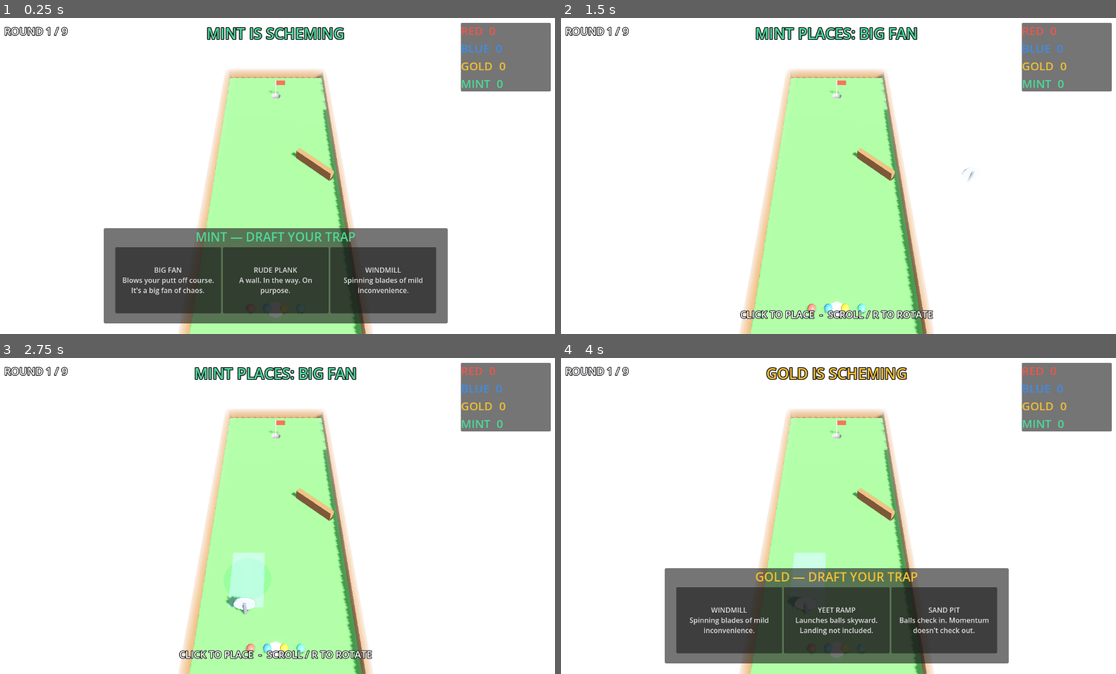
Above: before the commit, frames 1-4 (two rows, left to right).
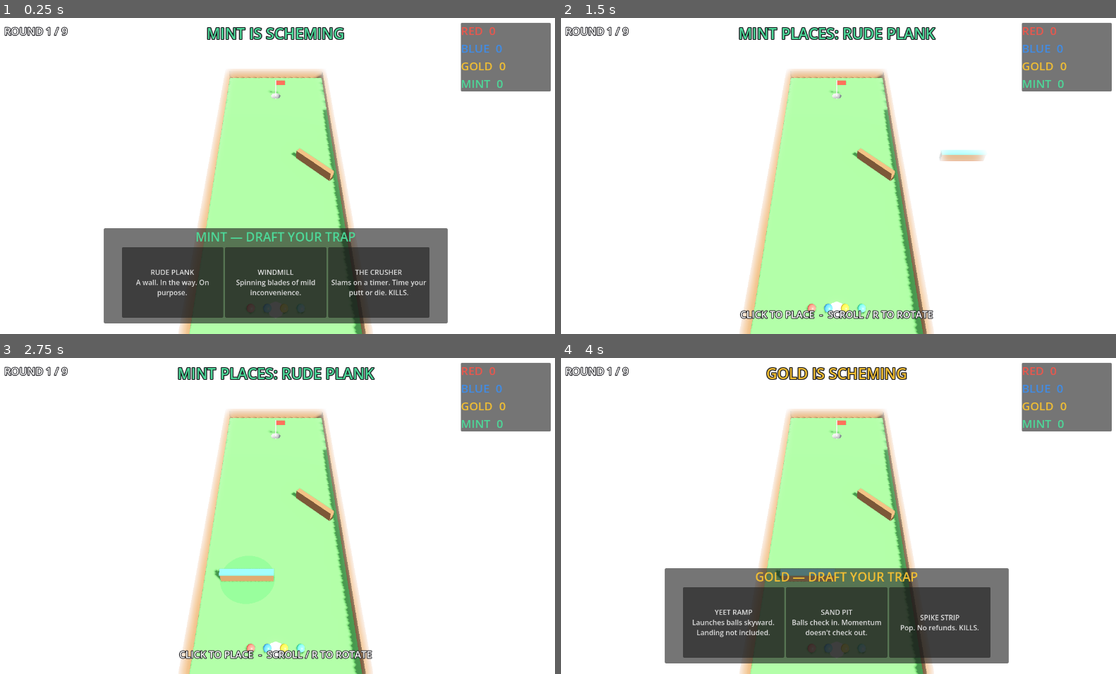
Above: after the commit, the same moments.

Repository: substrateagnostic/ill-will
Game: Godot game, scene res://scenes/main.tscn
Same seed, same stepped clock (60 frames per second), same inputs: the game is played once before the commit and once after it.
Inputs (mouse positions are in pixels of both pictures, inside the frame that each line leads up to):
- Up to frame 1 (0.25 s): no input
- Up to frame 2 (1.5 s): click (727, 280) at 0.5 s, where only the run before the commit has a clickable "BIG FAN Blows your putt off c…"; tap Enter at 1.25 s; move the mouse to (960, 160) at 1.27 s; click (960, 160) at 1.42 s
- Up to frame 3 (2.75 s): tap Enter at 2 s; drag from (160, 531) to (249, 579) at 2.02 s
- Up to frame 4 (4 s): tap Enter at 2.75, 3.5 s; move the mouse to (894, 446) at 2.77 s; click (894, 446) at 2.92 s; drag from (810, 579) to (666, 468) at 3.52 s

The runs differ from the first frame. In frame 1, 2.8% of the frame differs, in the area x 20-79%, y 72-95%; in frame 2, 1.4%; in frame 3, 2.5%; in frame 4, 3.4%, in the area x 20-79%, y 61-95%.

Commit message:
Phase 4: blood and memory - killers, gravestones, royalties, cursed deck
Spike strip, water hazard, crusher, black hole. Death sequence: slow-mo,
particles, banner with author credit, gravestone (Label3D epitaph, persists
all match). Royalties pay trap authors (+2/kill, not self-kills), grudge on
death/DNF buys extra cursed draft option, last place drafts cursed. Build
shot clock (25s) prevents saturation softlock.

Co-Authored-By: Claude Fable 5 <noreply@anthropic.com>

Diff:
--- a/scenes/course.tscn
+++ b/scenes/course.tscn
@@ -75,6 +75,8 @@
 
 [node name="TrapContainer" type="Node3D" parent="."]
 
+[node name="GravestoneContainer" type="Node3D" parent="."]
+
 [node name="CupLiner" type="MeshInstance3D" parent="."]
 transform = Transform3D(1, 0, 0, 0, 1, 0, 0, 0, 1, 0, -0.47, -13)
 mesh = SubResource("liner_mesh")
--- /dev/null
+++ b/scenes/gravestone.tscn
@@ -0,0 +1,51 @@
+[gd_scene load_steps=7 format=3]
+
+[ext_resource type="Script" path="res://scripts/gravestone.gd" id="1"]
+
+[sub_resource type="BoxShape3D" id="stone_shape"]
+size = Vector3(0.34, 0.5, 0.14)
+
+[sub_resource type="BoxMesh" id="stone_mesh"]
+size = Vector3(0.34, 0.42, 0.12)
+
+[sub_resource type="CylinderMesh" id="top_mesh"]
+top_radius = 0.17
+bottom_radius = 0.17
+height = 0.12
+
+[sub_resource type="BoxMesh" id="base_mesh"]
+size = Vector3(0.44, 0.06, 0.24)
+
+[sub_resource type="StandardMaterial3D" id="mat_stone"]
+albedo_color = Color(0.55, 0.56, 0.6, 1)
+roughness = 0.9
+
+[node name="Gravestone" type="Node3D"]
+script = ExtResource("1")
+
+[node name="Body" type="StaticBody3D" parent="."]
+transform = Transform3D(1, 0, 0, 0, 1, 0, 0, 0, 1, 0, 0.25, 0)
+
+[node name="Shape" type="CollisionShape3D" parent="Body"]
+shape = SubResource("stone_shape")
+
+[node name="Stone" type="MeshInstance3D" parent="Body"]
+transform = Transform3D(1, 0, 0, 0, 1, 0, 0, 0, 1, 0, -0.04, 0)
+mesh = SubResource("stone_mesh")
+surface_material_override/0 = SubResource("mat_stone")
+
+[node name="Top" type="MeshInstance3D" parent="Body"]
+transform = Transform3D(1, 0, 0, 0, 0, -1, 0, 1, 0, 0, 0.17, 0)
+mesh = SubResource("top_mesh")
+surface_material_override/0 = SubResource("mat_stone")
+
+[node name="BasePlate" type="MeshInstance3D" parent="."]
+transform = Transform3D(1, 0, 0, 0, 1, 0, 0, 0, 1, 0, 0.03, 0)
+mesh = SubResource("base_mesh")
+
+[node name="Epitaph" type="Label3D" parent="."]
+transform = Transform3D(1, 0, 0, 0, 1, 0, 0, 0, 1, 0, 0.28, 0.075)
+pixel_size = 0.004
+text = "R.I.P."
+font_size = 48
+outline_size = 8
--- /dev/null
+++ b/scenes/traps/black_hole.tscn
@@ -0,0 +1,51 @@
+[gd_scene load_steps=7 format=3]
+
+[ext_resource type="Script" path="res://scripts/traps/black_hole_trap.gd" id="1"]
+
+[sub_resource type="CylinderMesh" id="core_mesh"]
+top_radius = 0.3
+bottom_radius = 0.34
+height = 0.12
+
+[sub_resource type="TorusMesh" id="ring_mesh"]
+inner_radius = 0.4
+outer_radius = 0.52
+
+[sub_resource type="CylinderShape3D" id="pull_shape"]
+height = 0.8
+radius = 2.3
+
+[sub_resource type="StandardMaterial3D" id="mat_core"]
+albedo_color = Color(0.05, 0.03, 0.1, 1)
+roughness = 0.1
+emission_enabled = true
+emission = Color(0.35, 0.1, 0.6, 1)
+emission_energy_multiplier = 0.6
+
+[sub_resource type="StandardMaterial3D" id="mat_ring"]
+albedo_color = Color(0.5, 0.2, 0.9, 1)
+emission_enabled = true
+emission = Color(0.4, 0.15, 0.8, 1)
+
+[node name="BlackHoleTrap" type="Node3D"]
+script = ExtResource("1")
+
+[node name="Core" type="MeshInstance3D" parent="."]
+transform = Transform3D(1, 0, 0, 0, 1, 0, 0, 0, 1, 0, 0.06, 0)
+mesh = SubResource("core_mesh")
+surface_material_override/0 = SubResource("mat_core")
+
+[node name="Ring" type="MeshInstance3D" parent="."]
+transform = Transform3D(1, 0, 0, 0, 0.25, 0, 0, 0, 1, 0, 0.1, 0)
+mesh = SubResource("ring_mesh")
+surface_material_override/0 = SubResource("mat_ring")
+
+[node name="AccentRing" type="MeshInstance3D" parent="."]
+transform = Transform3D(1.35, 0, 0, 0, 0.15, 0, 0, 0, 1.35, 0, 0.06, 0)
+mesh = SubResource("ring_mesh")
+
+[node name="Pull" type="Area3D" parent="."]
+transform = Transform3D(1, 0, 0, 0, 1, 0, 0, 0, 1, 0, 0.3, 0)
+
+[node name="PullShape" type="CollisionShape3D" parent="Pull"]
+shape = SubResource("pull_shape")
--- /dev/null
+++ b/scenes/traps/crusher.tscn
@@ -0,0 +1,62 @@
+[gd_scene load_steps=9 format=3]
+
+[ext_resource type="Script" path="res://scripts/traps/crusher_trap.gd" id="1"]
+
+[sub_resource type="BoxMesh" id="pad_mesh"]
+size = Vector3(1.0, 0.04, 1.0)
+
+[sub_resource type="CylinderMesh" id="pillar_mesh"]
+top_radius = 0.07
+bottom_radius = 0.09
+height = 1.9
+
+[sub_resource type="BoxMesh" id="hammer_mesh"]
+size = Vector3(0.85, 0.55, 0.85)
+
+[sub_resource type="BoxShape3D" id="hammer_shape"]
+size = Vector3(0.85, 0.55, 0.85)
+
+[sub_resource type="BoxShape3D" id="zone_shape"]
+size = Vector3(0.85, 0.45, 0.85)
+
+[sub_resource type="StandardMaterial3D" id="mat_pad"]
+albedo_color = Color(0.85, 0.75, 0.3, 1)
+roughness = 0.6
+
+[sub_resource type="StandardMaterial3D" id="mat_hammer"]
+albedo_color = Color(0.45, 0.3, 0.3, 1)
+roughness = 0.5
+metallic = 0.3
+
+[node name="CrusherTrap" type="Node3D"]
+script = ExtResource("1")
+
+[node name="Pad" type="MeshInstance3D" parent="."]
+transform = Transform3D(1, 0, 0, 0, 1, 0, 0, 0, 1, 0, 0.021, 0)
+mesh = SubResource("pad_mesh")
+surface_material_override/0 = SubResource("mat_pad")
+
+[node name="Pillar" type="MeshInstance3D" parent="."]
+transform = Transform3D(1, 0, 0, 0, 1, 0, 0, 0, 1, 0.55, 0.95, 0.55)
+mesh = SubResource("pillar_mesh")
+
+[node name="Hammer" type="AnimatableBody3D" parent="."]
+transform = Transform3D(1, 0, 0, 0, 1, 0, 0, 0, 1, 0, 1.5, 0)
+sync_to_physics = true
+
+[node name="HammerShape" type="CollisionShape3D" parent="Hammer"]
+shape = SubResource("hammer_shape")
+
+[node name="HammerMesh" type="MeshInstance3D" parent="Hammer"]
+mesh = SubResource("hammer_mesh")
+surface_material_override/0 = SubResource("mat_hammer")
+
+[node name="AccentBand" type="MeshInstance3D" parent="Hammer"]
+transform = Transform3D(1.03, 0, 0, 0, 0.2, 0, 0, 0, 1.03, 0, -0.2, 0)
+mesh = SubResource("hammer_mesh")
+
+[node name="Zone" type="Area3D" parent="."]
+transform = Transform3D(1, 0, 0, 0, 1, 0, 0, 0, 1, 0, 0.22, 0)
+
+[node name="ZoneShape" type="CollisionShape3D" parent="Zone"]
+shape = SubResource("zone_shape")
--- /dev/null
+++ b/scenes/traps/spikes.tscn
@@ -0,0 +1,62 @@
+[gd_scene load_steps=7 format=3]
+
+[ext_resource type="Script" path="res://scripts/traps/spikes_trap.gd" id="1"]
+
+[sub_resource type="BoxMesh" id="plate_mesh"]
+size = Vector3(1.6, 0.06, 0.7)
+
+[sub_resource type="CylinderMesh" id="spike_mesh"]
+top_radius = 0.0
+bottom_radius = 0.07
+height = 0.3
+
+[sub_resource type="BoxShape3D" id="zone_shape"]
+size = Vector3(1.5, 0.5, 0.6)
+
+[sub_resource type="StandardMaterial3D" id="mat_plate"]
+albedo_color = Color(0.25, 0.25, 0.3, 1)
+roughness = 0.4
+metallic = 0.5
+
+[sub_resource type="StandardMaterial3D" id="mat_spike"]
+albedo_color = Color(0.8, 0.82, 0.88, 1)
+roughness = 0.25
+metallic = 0.7
+
+[node name="SpikesTrap" type="Node3D"]
+script = ExtResource("1")
+
+[node name="Plate" type="MeshInstance3D" parent="."]
+transform = Transform3D(1, 0, 0, 0, 1, 0, 0, 0, 1, 0, 0.03, 0)
+mesh = SubResource("plate_mesh")
+surface_material_override/0 = SubResource("mat_plate")
+
+[node name="AccentEdge" type="MeshInstance3D" parent="."]
+transform = Transform3D(1.02, 0, 0, 0, 0.5, 0, 0, 0, 1.06, 0, 0.015, 0)
+mesh = SubResource("plate_mesh")
+
+[node name="S1" type="MeshInstance3D" parent="."]
+transform = Transform3D(1, 0, 0, 0, 1, 0, 0, 0, 1, -0.55, 0.2, 0.12)
+mesh = SubResource("spike_mesh")
+surface_material_override/0 = SubResource("mat_spike")
+
+[node name="S2" type="MeshInstance3D" parent="."]
+transform = Transform3D(1, 0, 0, 0, 1, 0, 0, 0, 1, -0.18, 0.2, -0.14)
+mesh = SubResource("spike_mesh")
+surface_material_override/0 = SubResource("mat_spike")
+
+[node name="S3" type="MeshInstance3D" parent="."]
+transform = Transform3D(1, 0, 0, 0, 1, 0, 0, 0, 1, 0.2, 0.2, 0.1)
+mesh = SubResource("spike_mesh")
+surface_material_override/0 = SubResource("mat_spike")
+
+[node name="S4" type="MeshInstance3D" parent="."]
+transform = Transform3D(1, 0, 0, 0, 1, 0, 0, 0, 1, 0.58, 0.2, -0.1)
+mesh = SubResource("spike_mesh")
+surface_material_override/0 = SubResource("mat_spike")
+
+[node name="Zone" type="Area3D" parent="."]
+transform = Transform3D(1, 0, 0, 0, 1, 0, 0, 0, 1, 0, 0.25, 0)
+
+[node name="ZoneShape" type="CollisionShape3D" parent="Zone"]
+shape = SubResource("zone_shape")
--- /dev/null
+++ b/scenes/traps/water.tscn
@@ -0,0 +1,33 @@
+[gd_scene load_steps=5 format=3]
+
+[ext_resource type="Script" path="res://scripts/traps/water_trap.gd" id="1"]
+
+[sub_resource type="BoxMesh" id="pool_mesh"]
+size = Vector3(2.2, 0.03, 1.4)
+
+[sub_resource type="BoxShape3D" id="zone_shape"]
+size = Vector3(2.1, 0.4, 1.3)
+
+[sub_resource type="StandardMaterial3D" id="mat_water"]
+transparency = 1
+albedo_color = Color(0.2, 0.5, 0.9, 0.75)
+roughness = 0.1
+metallic = 0.2
+
+[node name="WaterTrap" type="Node3D"]
+script = ExtResource("1")
+
+[node name="Pool" type="MeshInstance3D" parent="."]
+transform = Transform3D(1, 0, 0, 0, 1, 0, 0, 0, 1, 0, 0.02, 0)
+mesh = SubResource("pool_mesh")
+surface_material_override/0 = SubResource("mat_water")
+
+[node name="AccentEdge" type="MeshInstance3D" parent="."]
+transform = Transform3D(1.04, 0, 0, 0, 0.6, 0, 0, 0, 1.06, 0, 0.012, 0)
+mesh = SubResource("pool_mesh")
+
+[node name="Zone" type="Area3D" parent="."]
+transform = Transform3D(1, 0, 0, 0, 1, 0, 0, 0, 1, 0, 0.2, 0)
+
+[node name="ZoneShape" type="CollisionShape3D" parent="Zone"]
+shape = SubResource("zone_shape")
--- a/scripts/ball.gd
+++ b/scripts/ball.gd
@@ -2,6 +2,7 @@
 extends RigidBody3D
 
 signal sunk
+signal died(killer: Trap)
 signal came_to_rest
 
 const STOP_SPEED := 0.12
@@ -10,6 +11,7 @@
 var player_index := 0
 var player_color := Color(1.0, 0.42, 0.35)
 var is_sunk := false
+var is_dead := false
 var is_petrified := false
 var last_rest_position := Vector3.ZERO
 var _was_moving := false
@@ -25,7 +27,7 @@
 	mesh.set_surface_override_material(0, _mat)
 
 func _physics_process(_delta: float) -> void:
-	if is_sunk or is_petrified:
+	if is_sunk or is_petrified or is_dead:
 		return
 	var speed := linear_velocity.length()
 	if speed > MAX_SPEED:
@@ -45,7 +47,7 @@
 		reset_to_rest()
 
 func putt(direction: Vector3, speed: float) -> void:
-	if is_sunk or is_petrified:
+	if is_sunk or is_petrified or is_dead:
 		return
 	direction.y = 0.0
 	var dir := direction.normalized()
@@ -55,7 +57,21 @@
 	_was_moving = true
 
 func is_stopped() -> bool:
-	return not _was_moving and not is_sunk
+	return is_dead or (not _was_moving and not is_sunk)
+
+func die(killer: Trap) -> void:
+	if is_sunk or is_dead:
+		return
+	is_dead = true
+	_was_moving = false
+	died.emit(killer)
+	call_deferred("_death_cleanup")
+
+func _death_cleanup() -> void:
+	freeze = true
+	collision_layer = 0
+	collision_mask = 0
+	visible = false
 
 func mark_sunk() -> void:
 	if is_sunk:
@@ -81,6 +97,7 @@
 
 func reset_for_round(tee_pos: Vector3) -> void:
 	is_sunk = false
+	is_dead = false
 	is_petrified = false
 	_was_moving = false
 	visible = true
--- /dev/null
+++ b/scripts/gravestone.gd
@@ -0,0 +1,9 @@
+extends Node3D
+
+func setup(color: Color, round_num: int) -> void:
+	var mat := StandardMaterial3D.new()
+	mat.albedo_color = color
+	mat.roughness = 0.6
+	$BasePlate.set_surface_override_material(0, mat)
+	$Epitaph.text = "R.I.P.\nR%d" % round_num
+	$Epitaph.modulate = color.lightened(0.5)
--- a/scripts/main.gd
+++ b/scripts/main.gd
@@ -3,6 +3,9 @@
 enum Phase { DRAFT, BUILD, PUTT, BETWEEN }
 
 const BALL_SCENE := preload("res://scenes/ball.tscn")
+const GRAVESTONE_SCENE := preload("res://scenes/gravestone.tscn")
+const BUILD_TIME_LIMIT := 25.0
+const ROYALTY := 2
 const TEE_XS := [-0.9, -0.3, 0.3, 0.9]
 const TEE_Z := 0.0
 const AUTOBUILD_SPOTS := [
@@ -17,7 +20,9 @@
 var draft_order: Array = []
 var draft_pointer := 0
 var current_hand: Array = []
+var grudge_card_idx := -1
 var autobuild_count := 0
+var _build_timer := 0.0
 
 @onready var putt_controller: Node3D = $PuttController
 @onready var placement: Node3D = $PlacementController
@@ -59,6 +64,7 @@
 		b.global_position = _tee_pos(i)
 		b.sunk.connect(round_manager.on_ball_sunk.bind(i))
 		b.sunk.connect(_on_any_ball_sunk.bind(i))
+		b.died.connect(_on_ball_died.bind(i))
 		balls.append(b)
 	course.balls = balls
 
@@ -86,18 +92,31 @@
 	var p: int = draft_order[draft_pointer]
 	var player = GameState.players[p]
 	current_hand = TrapCatalog.random_hand(GameState.rng)
-	draft_label.text = "%s — DRAFT YOUR TRAP" % player.name
+	grudge_card_idx = -1
+	var is_last_place: bool = p == GameState.standings().back() and GameState.round_num > 1
+	if is_last_place:
+		current_hand[0] = TrapCatalog.random_cursed(GameState.rng)
+	if player.grudge > 0:
+		grudge_card_idx = current_hand.size()
+		current_hand.append(TrapCatalog.random_cursed(GameState.rng))
+	draft_label.text = "%s — DRAFT YOUR TRAP%s" % [player.name, "  (CURSED LUCK: last place)" if is_last_place else ""]
 	draft_label.add_theme_color_override("font_color", player.color)
 	for c in card_row.get_children():
 		c.queue_free()
 	for idx in current_hand.size():
 		var id: String = current_hand[idx]
-		var info: Dictionary = TrapCatalog.TRAPS[id]
+		var info: Dictionary = TrapCatalog.info(id)
 		var btn := Button.new()
-		btn.text = "%s\n\n%s" % [info.name, info.desc]
-		btn.custom_minimum_size = Vector2(240, 150)
+		var cursed := TrapCatalog.is_cursed(id)
+		var title: String = ("☠ " + info.name) if cursed else info.name
+		if idx == grudge_card_idx:
+			title = "GRUDGE PICK\n" + title
+		btn.text = "%s\n\n%s" % [title, info.desc]
+		btn.custom_minimum_size = Vector2(230, 160)
 		btn.autowrap_mode = TextServer.AUTOWRAP_WORD_SMART
 		btn.clip_text = false
+		if cursed:
+			btn.modulate = Color(1.0, 0.75, 1.0)
 		btn.pressed.connect(_on_card_picked.bind(idx))
 		card_row.add_child(btn)
 	draft_panel.visible = true
@@ -111,11 +130,15 @@
 	var p: int = draft_order[draft_pointer]
 	var player = GameState.players[p]
 	var id: String = current_hand[card_idx]
+	if card_idx == grudge_card_idx:
+		player.grudge = maxi(0, player.grudge - 1)
 	draft_panel.visible = false
 	phase = Phase.BUILD
+	_build_timer = 0.0
 	build_hint.visible = true
-	turn_label.text = "%s PLACES: %s" % [player.name, TrapCatalog.TRAPS[id].name]
-	placement.begin(TrapCatalog.load_scene(id), p, player.color)
+	var info: Dictionary = TrapCatalog.info(id)
+	turn_label.text = "%s PLACES: %s" % [player.name, info.name]
+	placement.begin(TrapCatalog.load_scene(id), p, player.color, info.get("params", {}))
 
 func _on_trap_placed(_trap: Trap) -> void:
 	build_hint.visible = false
@@ -126,8 +149,16 @@
 	phase = Phase.PUTT
 	round_manager.start_round(GameState.standings(), balls)
 
-func _process(_delta: float) -> void:
+func _process(delta: float) -> void:
 	putt_controller.enabled = phase == Phase.PUTT and round_manager.is_turn_ready()
+	if phase == Phase.BUILD:
+		_build_timer += delta
+		if _build_timer > BUILD_TIME_LIMIT:
+			placement.cancel()
+			build_hint.visible = false
+			_flash_banner("TOO SLOW — TRAP FORFEITED", Color(0.8, 0.8, 0.8), 1.5)
+			draft_pointer += 1
+			_begin_draft_turn()
 
 func _input(event: InputEvent) -> void:
 	if event.is_action_pressed("restart"):
@@ -154,13 +185,77 @@
 	if p < 0:
 		stroke_label.text = ""
 		return
-	stroke_label.text = "STROKE %d / %d" % [round_manager.strokes[p] + 1, RoundManager.STROKE_CAP]
+	stroke_label.text = "STROKE %d / %d" % [mini(round_manager.strokes[p] + 1, RoundManager.STROKE_CAP), RoundManager.STROKE_CAP]
 
 func _on_any_ball_sunk(p: int) -> void:
 	_flash_banner("%s SINKS IT!" % GameState.players[p].name, GameState.players[p].color, 1.4)
 
+func _on_ball_died(killer: Trap, victim: int) -> void:
+	var v = GameState.players[victim]
+	v.grudge += 1
+	var death_pos: Vector3 = balls[victim].global_position
+	_spawn_death_fx(death_pos, v.color)
+	_spawn_gravestone(death_pos, v.color)
+	var credit := "THE COURSE"
+	var credit_color := Color(0.9, 0.9, 0.9)
+	if killer != null and killer.author_index >= 0:
+		var a = GameState.players[killer.author_index]
+		credit = "%s'S %s" % [a.name, killer.display_name]
+		credit_color = a.color
+		if killer.author_index != victim:
+			a.score += ROYALTY
+			a.royalties += ROYALTY
+			_rebuild_scoreboard()
+	elif killer != null:
+		credit = killer.display_name
+	print("DEATH: %s by %s (round %d)" % [v.name, credit, GameState.round_num])
+	_flash_banner("%s DIED!\nDEATH BY: %s" % [v.name, credit], credit_color, 2.4)
+	round_manager.on_ball_died(victim)
+	_slow_mo()
+
+func _slow_mo() -> void:
+	Engine.time_scale = 0.3
+	await get_tree().create_timer(0.4, true, false, true).timeout
+	Engine.time_scale = 1.0
+
+func _spawn_death_fx(pos: Vector3, color: Color) -> void:
+	var p := CPUParticles3D.new()
+	add_child(p)
+	p.global_position = pos + Vector3(0, 0.15, 0)
+	p.emitting = false
+	p.one_shot = true
+	p.amount = 28
+	p.lifetime = 0.8
+	p.explosiveness = 1.0
+	p.direction = Vector3.UP
+	p.spread = 75.0
+	p.initial_velocity_min = 2.5
+	p.initial_velocity_max = 5.0
+	p.gravity = Vector3(0, -9.8, 0)
+	p.scale_amount_min = 0.5
+	p.scale_amount_max = 1.0
+	var mesh := SphereMesh.new()
+	mesh.radius = 0.05
+	mesh.height = 0.1
+	p.mesh = mesh
+	var mat := StandardMaterial3D.new()
+	mat.albedo_color = color
+	mat.emission_enabled = true
+	mat.emission = color * 0.6
+	p.material_override = mat
+	p.emitting = true
+	get_tree().create_timer(1.5).timeout.connect(p.queue_free)
+
+func _spawn_gravestone(pos: Vector3, color: Color) -> void:
+	var g := GRAVESTONE_SCENE.instantiate()
+	course.get_node("GravestoneContainer").add_child(g)
+	g.global_position = Vector3(clampf(pos.x, -2.6, 2.6), 0, clampf(pos.z, -14.6, 1.6))
+	g.rotation_degrees.y = GameState.rng.randf_range(-25.0, 25.0)
+	g.setup(color, GameState.round_num)
+
 func _on_ball_resolved(p: int, status: String) -> void:
 	if status == "dnf":
+		GameState.players[p].grudge += 1
 		_flash_banner("%s IS OUT OF STROKES" % GameState.players[p].name, Color(0.7, 0.7, 0.7), 1.4)
 
 func _on_round_finished(finish_order: Array, _strokes: Dictionary) -> void:
@@ -191,7 +286,12 @@
 	for i in GameState.standings():
 		var player = GameState.players[i]
 		var row := Label.new()
-		row.text = "%s  %d" % [player.name, player.score]
+		var extras := ""
+		if player.royalties > 0:
+			extras += "  †%d" % player.royalties
+		if player.grudge > 0:
+			extras += "  ♠%d" % player.grudge
+		row.text = "%s  %d%s" % [player.name, player.score, extras]
 		row.add_theme_font_size_override("font_size", 26)
 		row.add_theme_color_override("font_color", player.color)
 		score_rows.add_child(row)
--- a/scripts/placement_controller.gd
+++ b/scripts/placement_controller.gd
@@ -20,9 +20,11 @@
 @onready var disc: MeshInstance3D = $ValidityDisc
 @onready var disc_mat: StandardMaterial3D = disc.get_surface_override_material(0)
 
-func begin(scene: PackedScene, author_idx: int, author_color: Color) -> void:
+func begin(scene: PackedScene, author_idx: int, author_color: Color, params := {}) -> void:
 	cancel()
 	ghost = scene.instantiate()
+	for k in params:
+		ghost.set(k, params[k])
 	trap_container.add_child(ghost)
 	ghost.set_author(author_idx, author_color)
 	ghost.ghostify()
--- a/scripts/round_manager.gd
+++ b/scripts/round_manager.gd
@@ -82,6 +82,12 @@
 	finish_order.append(p)
 	ball_resolved.emit(p, "sunk")
 
+func on_ball_died(p: int) -> void:
+	if _round_over or resolved.has(p) or not strokes.has(p):
+		return
+	resolved[p] = "dead"
+	ball_resolved.emit(p, "dead")
+
 func _post_stroke_resolution() -> void:
 	var p := current_player()
 	if p >= 0 and not resolved.has(p) and strokes[p] >= STROKE_CAP:
--- a/scripts/trap_catalog.gd
+++ b/scripts/trap_catalog.gd
@@ -33,7 +33,54 @@
 		"name": "YEET RAMP",
 		"desc": "Launches balls skyward. Landing not included.",
 	},
+	"spikes": {
+		"scene": "res://scenes/traps/spikes.tscn",
+		"name": "SPIKE STRIP",
+		"desc": "Pop. No refunds. KILLS.",
+	},
+	"water": {
+		"scene": "res://scenes/traps/water.tscn",
+		"name": "WATER HAZARD",
+		"desc": "Balls can't swim. KILLS.",
+	},
+	"crusher": {
+		"scene": "res://scenes/traps/crusher.tscn",
+		"name": "THE CRUSHER",
+		"desc": "Slams on a timer. Time your putt or die. KILLS.",
+	},
 }
+
+const CURSED := {
+	"black_hole": {
+		"scene": "res://scenes/traps/black_hole.tscn",
+		"name": "BLACK HOLE",
+		"desc": "Pulls everything in. Devours what it catches. KILLS.",
+	},
+	"mega_bumper": {
+		"scene": "res://scenes/traps/bumper.tscn",
+		"name": "MEGA BUMPER",
+		"desc": "A bumper that holds a personal grudge.",
+		"params": {"kick": 9.0},
+	},
+	"turbo_windmill": {
+		"scene": "res://scenes/traps/windmill.tscn",
+		"name": "TURBO WINDMILL",
+		"desc": "Someone removed the safety governor.",
+		"params": {"spin_speed": 3.6},
+	},
+	"storm_fan": {
+		"scene": "res://scenes/traps/fan.tscn",
+		"name": "CATEGORY 5 FAN",
+		"desc": "Reclassified as a weather event.",
+		"params": {"push": 16.0},
+	},
+}
+
+static func info(id: String) -> Dictionary:
+	return TRAPS.get(id, CURSED.get(id, {}))
+
+static func is_cursed(id: String) -> bool:
+	return CURSED.has(id)
 
 static func random_hand(rng: RandomNumberGenerator, n := 3) -> Array:
 	var ids := TRAPS.keys()
@@ -44,5 +91,9 @@
 		hand.append(pick)
 	return hand
 
+static func random_cursed(rng: RandomNumberGenerator) -> String:
+	var ids := CURSED.keys()
+	return ids[rng.randi_range(0, ids.size() - 1)]
+
 static func load_scene(id: String) -> PackedScene:
-	return load(TRAPS[id]["scene"])
+	return load(info(id)["scene"])
--- /dev/null
+++ b/scripts/traps/black_hole_trap.gd
@@ -0,0 +1,24 @@
+extends Trap
+
+const KILL_RADIUS := 0.4
+const PULL := 9.0
+
+func _init() -> void:
+	trap_id = "black_hole"
+	display_name = "BLACK HOLE"
+	footprint_radius = 0.9
+
+func _physics_process(delta: float) -> void:
+	$Ring.rotate_y(2.0 * delta)
+	if is_ghost:
+		return
+	for body in $Pull.get_overlapping_bodies():
+		if not body is Ball or body.is_sunk:
+			continue
+		var to_core: Vector3 = global_position - body.global_position
+		to_core.y = 0.0
+		var d: float = to_core.length()
+		if d < KILL_RADIUS:
+			kill_ball(body)
+		elif d > 0.01:
+			body.apply_central_force(to_core.normalized() * (PULL / maxf(d * 0.6, 0.5)))
--- a/scripts/traps/bumper_trap.gd
+++ b/scripts/traps/bumper_trap.gd
@@ -1,6 +1,6 @@
 extends Trap
 
-const KICK := 4.5
+@export var kick := 4.5
 var _cooldowns := {}
 
 func _init() -> void:
@@ -25,7 +25,7 @@
 	away.y = 0.0
 	if away.length() < 0.01:
 		away = Vector3.FORWARD
-	body.linear_velocity += away.normalized() * KICK + Vector3(0, 1.2, 0)
+	body.linear_velocity += away.normalized() * kick + Vector3(0, 1.2, 0)
 	var tw := create_tween()
 	tw.tween_property($Body, "scale", Vector3(1.25, 0.85, 1.25), 0.06)
 	tw.tween_property($Body, "scale", Vector3.ONE, 0.12)
--- /dev/null
+++ b/scripts/traps/crusher_trap.gd
@@ -0,0 +1,28 @@
+extends Trap
+
+const UP_Y := 1.5
+const DOWN_Y := 0.28
+
+var _t := 0.0
+
+func _init() -> void:
+	trap_id = "crusher"
+	display_name = "THE CRUSHER"
+	footprint_radius = 0.85
+
+func _physics_process(delta: float) -> void:
+	_t = fmod(_t + delta, 2.6)
+	var y := UP_Y
+	if _t < 1.5:
+		y = UP_Y
+	elif _t < 1.62:
+		y = lerpf(UP_Y, DOWN_Y, (_t - 1.5) / 0.12)
+	elif _t < 2.15:
+		y = DOWN_Y
+	else:
+		y = lerpf(DOWN_Y, UP_Y, (_t - 2.15) / 0.45)
+	$Hammer.position.y = y
+	if not is_ghost and y < 0.75:
+		for body in $Zone.get_overlapping_bodies():
+			if body is Ball:
+				kill_ball(body)
--- a/scripts/traps/fan_trap.gd
+++ b/scripts/traps/fan_trap.gd
@@ -1,6 +1,6 @@
 extends Trap
 
-const PUSH := 6.5
+@export var push := 6.5
 
 func _init() -> void:
 	trap_id = "fan"
@@ -16,4 +16,4 @@
 	wind.y = 0.0
 	for body in $Zone.get_overlapping_bodies():
 		if body is Ball and not body.is_sunk:
-			body.apply_central_force(wind.normalized() * PUSH)
+			body.apply_central_force(wind.normalized() * push)
--- /dev/null
+++ b/scripts/traps/spikes_trap.gd
@@ -0,0 +1,13 @@
+extends Trap
+
+func _init() -> void:
+	trap_id = "spikes"
+	display_name = "SPIKE STRIP"
+	footprint_radius = 0.95
+
+func _ready() -> void:
+	$Zone.body_entered.connect(_on_body)
+
+func _on_body(body: Node3D) -> void:
+	if not is_ghost and body is Ball:
+		kill_ball(body)
--- a/scripts/traps/trap_base.gd
+++ b/scripts/traps/trap_base.gd
@@ -9,6 +9,11 @@
 var author_color := Color.WHITE
 var footprint_radius := 0.8
 var is_ghost := false
+
+func kill_ball(ball: Ball) -> void:
+	if is_ghost or ball.is_sunk or ball.is_dead:
+		return
+	ball.die(self)
 
 func set_author(idx: int, color: Color) -> void:
 	author_index = idx
--- /dev/null
+++ b/scripts/traps/water_trap.gd
@@ -0,0 +1,13 @@
+extends Trap
+
+func _init() -> void:
+	trap_id = "water"
+	display_name = "WATER HAZARD"
+	footprint_radius = 1.3
+
+func _ready() -> void:
+	$Zone.body_entered.connect(_on_body)
+
+func _on_body(body: Node3D) -> void:
+	if not is_ghost and body is Ball:
+		kill_ball(body)
Not shown, added: scripts/gravestone.gd.uid
Not shown, added: scripts/traps/black_hole_trap.gd.uid
Not shown, added: scripts/traps/crusher_trap.gd.uid
Not shown, added: scripts/traps/spikes_trap.gd.uid
Not shown, added: scripts/traps/water_trap.gd.uid
